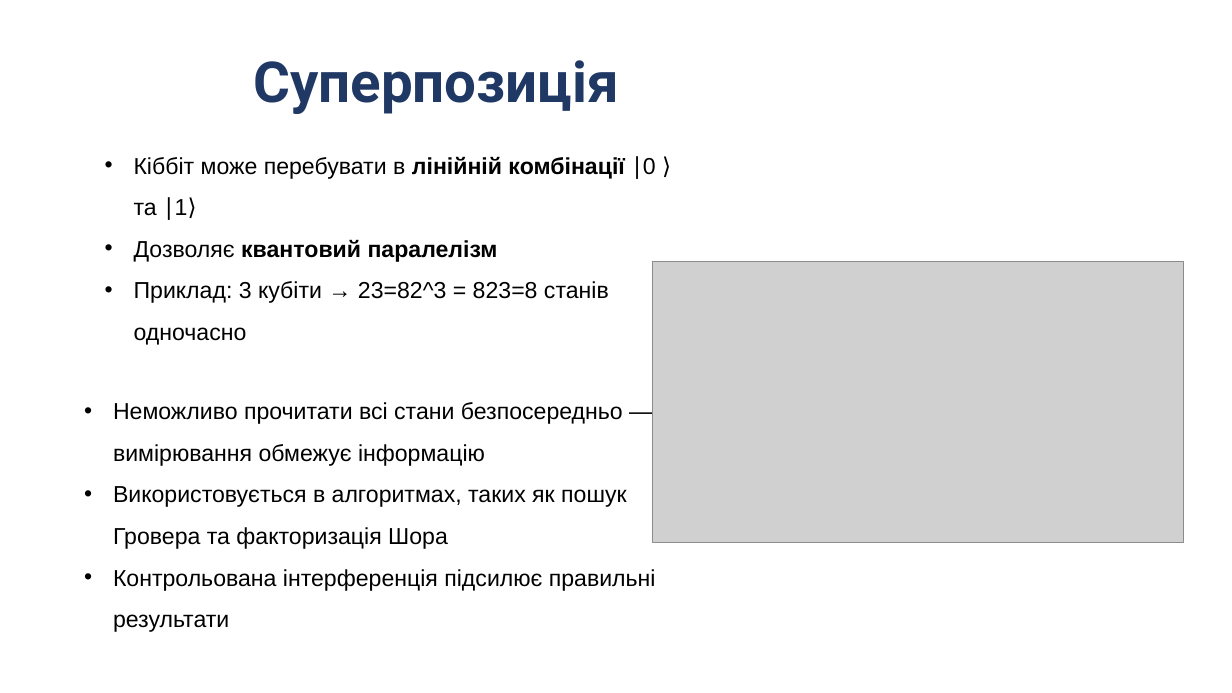
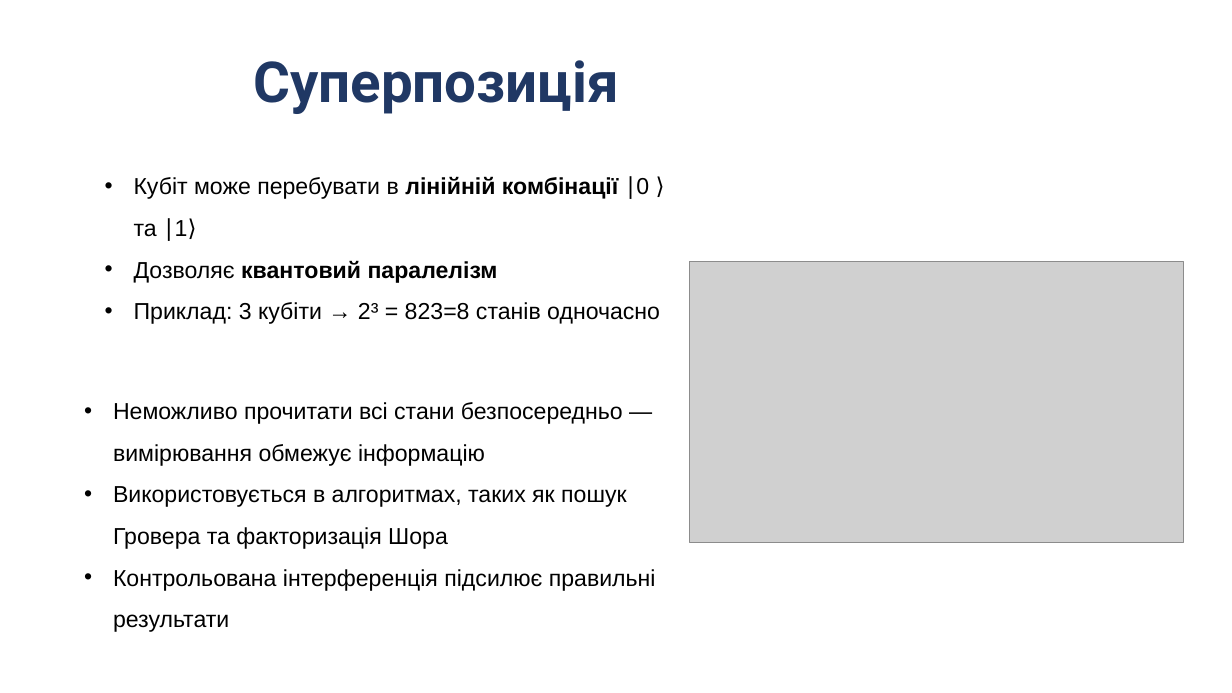
Before and after one commit to Andriykooo/ifntung-studies, a slide deck: slide 5 of Year 1/Постквантова криптографія/UA/2026/PPT/Презентація_1.pptx. Drawn at 1232x693 pixels with LibreOffice and Linux fonts; fonts in the diff are those of the drawing; grey boxes stand for pictures. Boxes give left, top, right and bottom in pixels: in the first picture for what was removed or moved away, otherwise in the second. Text is boxed around its words. In the diff, an @@ line names an element or a change of style, - is before the commit and + after.

```diff
--- a/Year 1/Постквантова криптографія/UA/2026/PPT/Презентація_1.pptx
+++ b/Year 1/Постквантова криптографія/UA/2026/PPT/Презентація_1.pptx
@@ text at [134, 176, 649, 237]: text changed @@
-• Кіббіт може перебувати в лінійній комбінації ∣0 ⟩ та ∣1⟩
+• Кубіт може перебувати в лінійній комбінації ∣0 ⟩ та ∣1⟩
@@ picture: place and size @@
-picture at [653, 262, 1184, 542]
+picture at [690, 262, 1184, 542]
@@ text at [134, 302, 660, 324]: text changed @@
-• Приклад: 3 кубіти → 23=82^3 = 823=8 станів одночасно
+• Приклад: 3 кубіти → 2³ = 823=8 станів одночасно
```
Also in this commit, not shown: 11 other slides changed, 3 other files.
